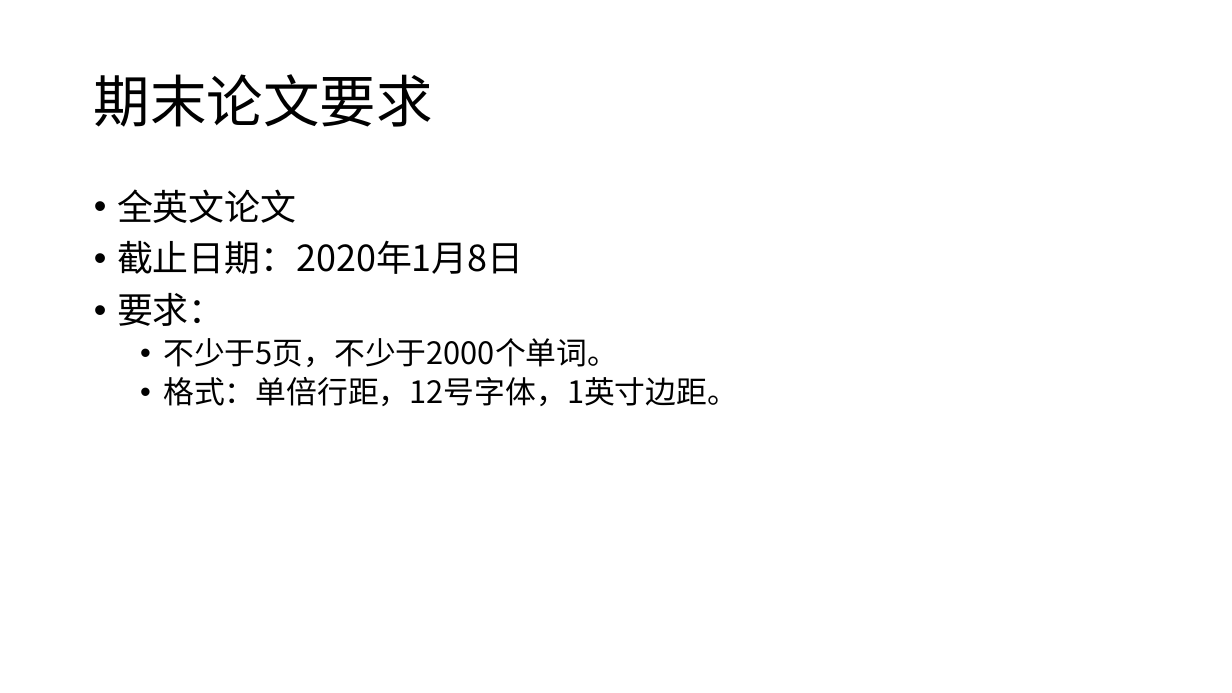
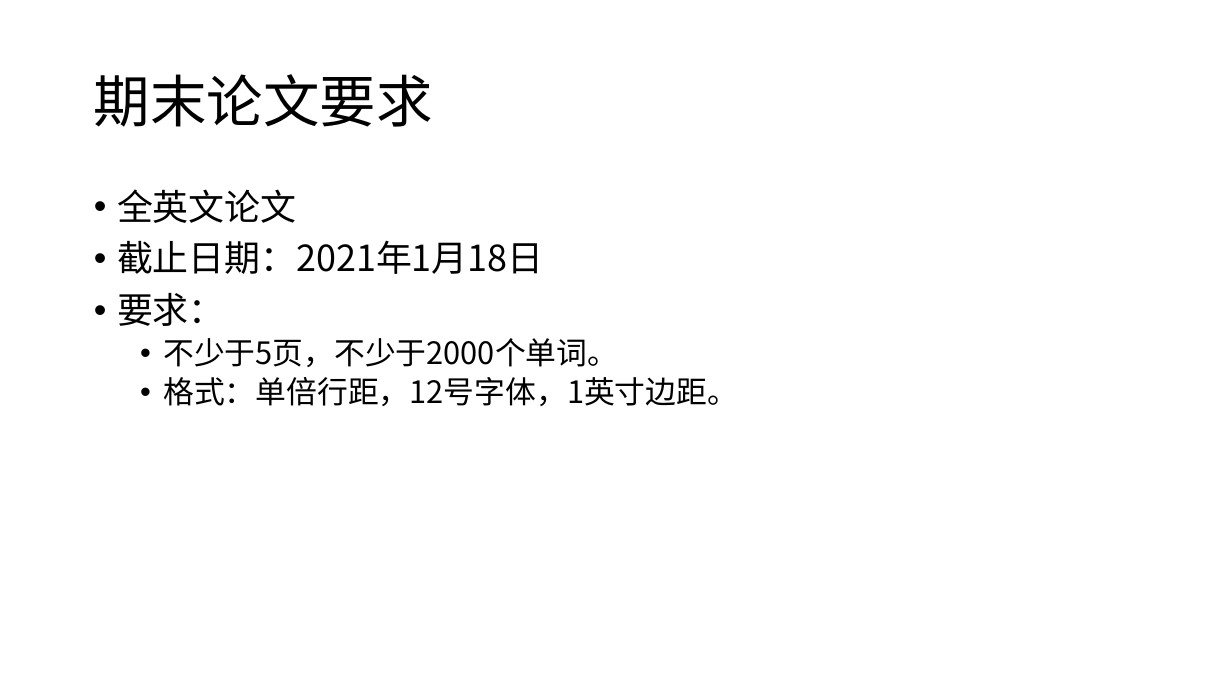
Before and after one commit to bayeswhu/bayeswhu.github.io, a slide deck: slide 13 of teaching/microeconometrics/经济学研究常用中国微观数据.pptx. Drawn at 1232x693 pixels with LibreOffice and Linux fonts; fonts in the diff are those of the drawing. Boxes give left, top, right and bottom in pixels: in the first picture for what was removed or moved away, otherwise in the second. Text is boxed around its words. In the diff, an @@ line names an element or a change of style, - is before the commit and + after.

Commit message:
update due date

```diff
--- a/teaching/microeconometrics/经济学研究常用中国微观数据.pptx
+++ b/teaching/microeconometrics/经济学研究常用中国微观数据.pptx
@@ text at (117,240,543,274): text changed @@
-• 截止日期：2020年1月8日
+• 截止日期：2021年1月18日
```
